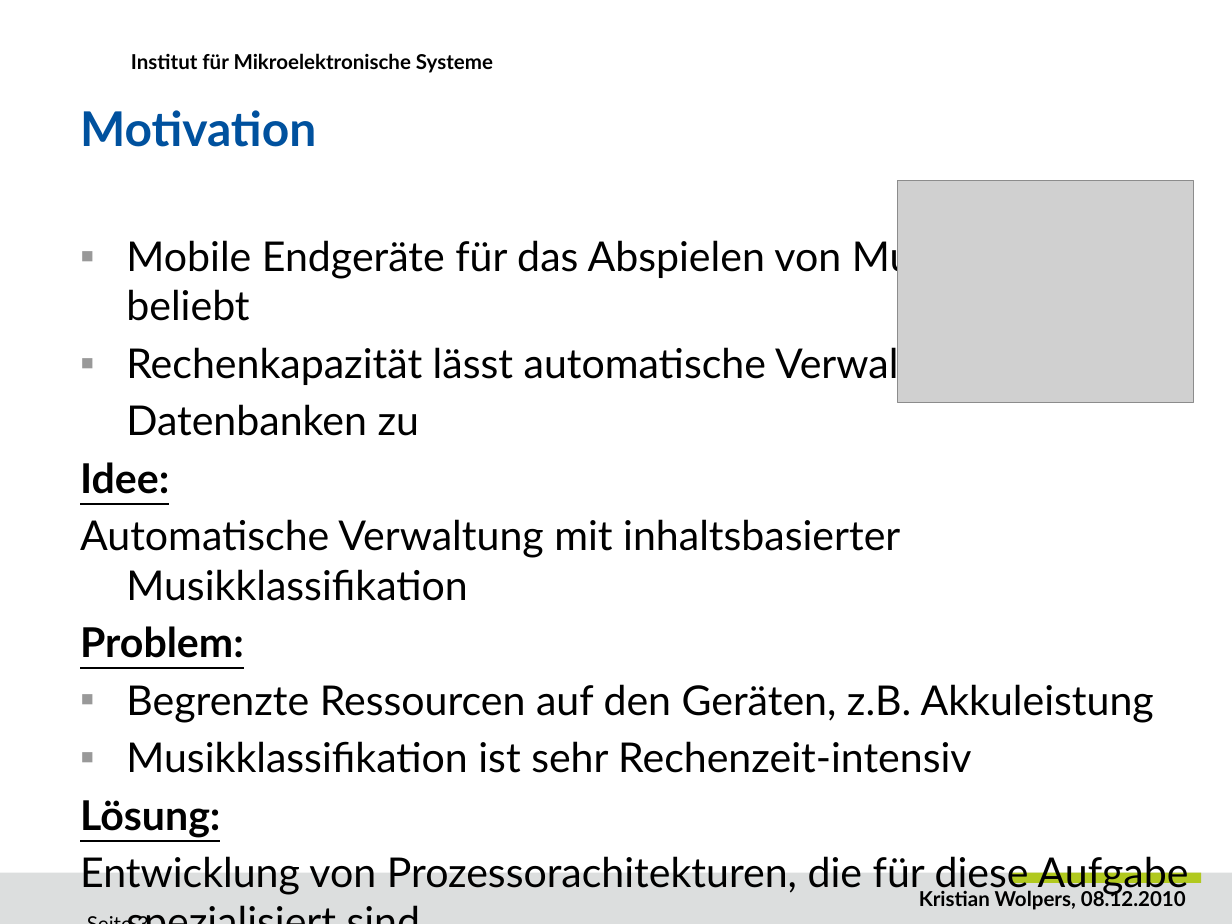
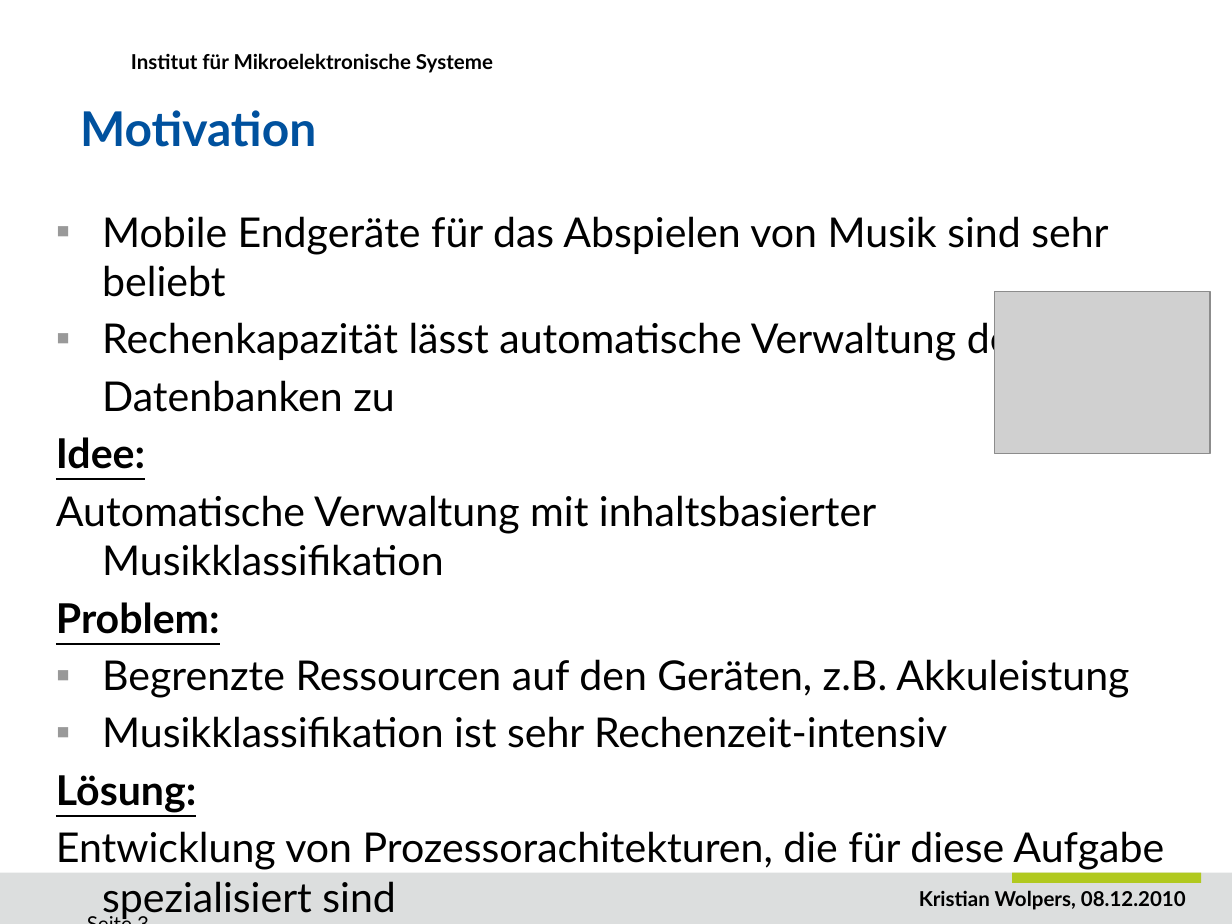
Before and after one commit to DuncanSin/Masterarbeit, a slide deck: slide 3 of Speech/Praesentation1.pptx. Drawn at 1232x924 pixels with LibreOffice and Linux fonts; fonts in the diff are those of the drawing; grey boxes stand for pictures; background and template pictures are left out. Boxes give left, top, right and bottom in pixels: in the first picture for what was removed or moved away, otherwise in the second. Text is boxed around its words. In the diff, an @@ line names an element or a change of style, - is before the commit and + after.

```diff
--- a/Speech/Praesentation1.pptx
+++ b/Speech/Praesentation1.pptx
@@ text "Mobile Endgeräte für das Abspielen ..." rewrapped from (80,235,1189,895) to (56,216,1164,920) @@
@@ picture: place and size @@
-picture at (897,181,1193,403)
+picture at (994,292,1210,453)
```
Also in this commit, not shown: 11 other slides changed, 2 slides added, 1 slide removed, 2 other files.
